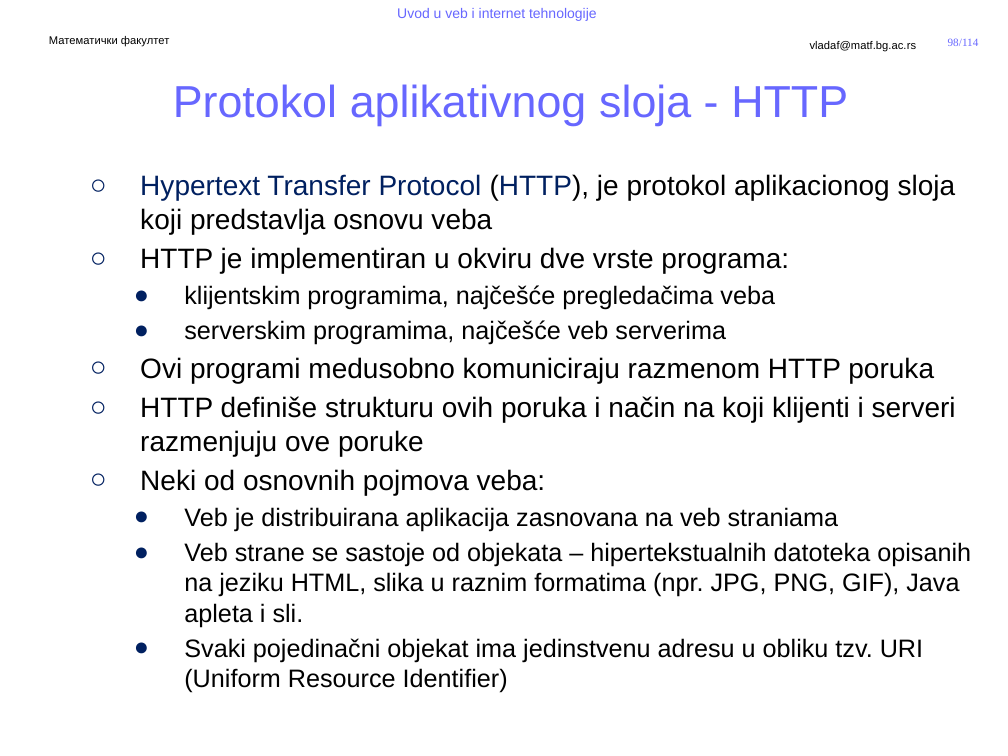
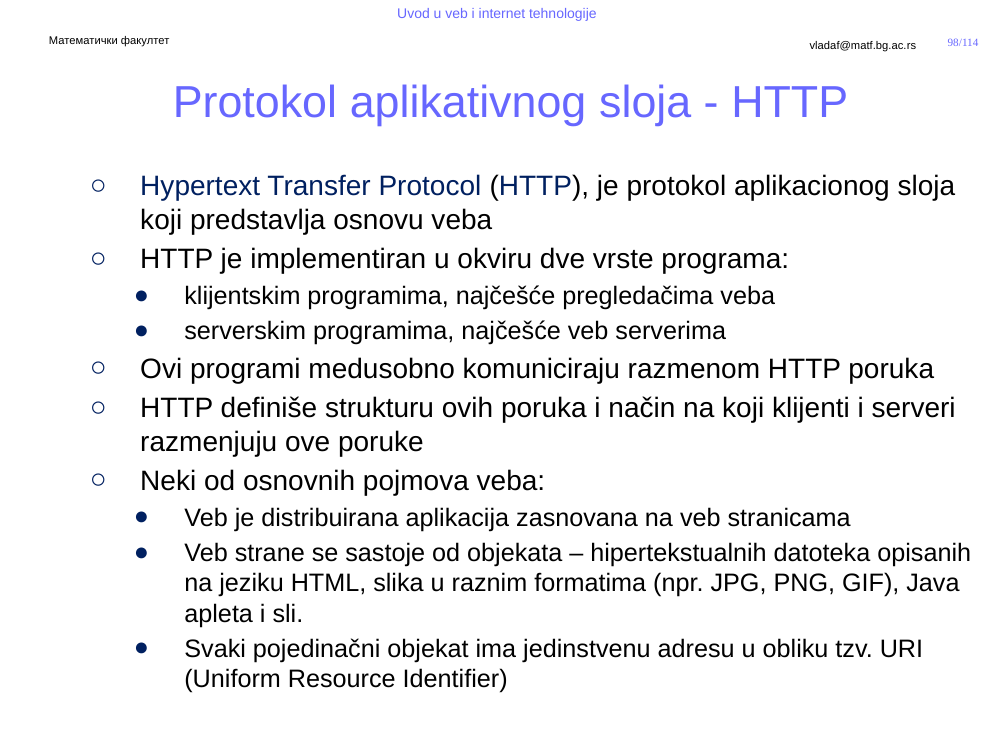
Before and after one commit to MatfUVIT/info, a slide deck: slide 98 of predavanja/prezentacije/UVIT01-02-Uvod u Internet.pptx. Drawn at 1008x756 pixels with LibreOffice and Linux fonts; fonts in the diff are those of the drawing; background and template pictures are left out. Boxes give left, top, right and bottom in pixels: in the first picture for what was removed or moved away, otherwise in the second. Text is boxed around its words. In the diff, an @@ line names an element or a change of style, - is before the commit and + after.

```diff
--- a/predavanja/prezentacije/UVIT01-02-Uvod u Internet.pptx
+++ b/predavanja/prezentacije/UVIT01-02-Uvod u Internet.pptx
@@ text at bbox=[184, 507, 851, 531]: text changed @@
-    ● Veb je distribuirana aplikacija zasnovana na veb straniama
+    ● Veb je distribuirana aplikacija zasnovana na veb stranicama
```
Also in this commit, not shown: 6 other slides changed, 1 slide added, 1 slide removed, 1 other file.
